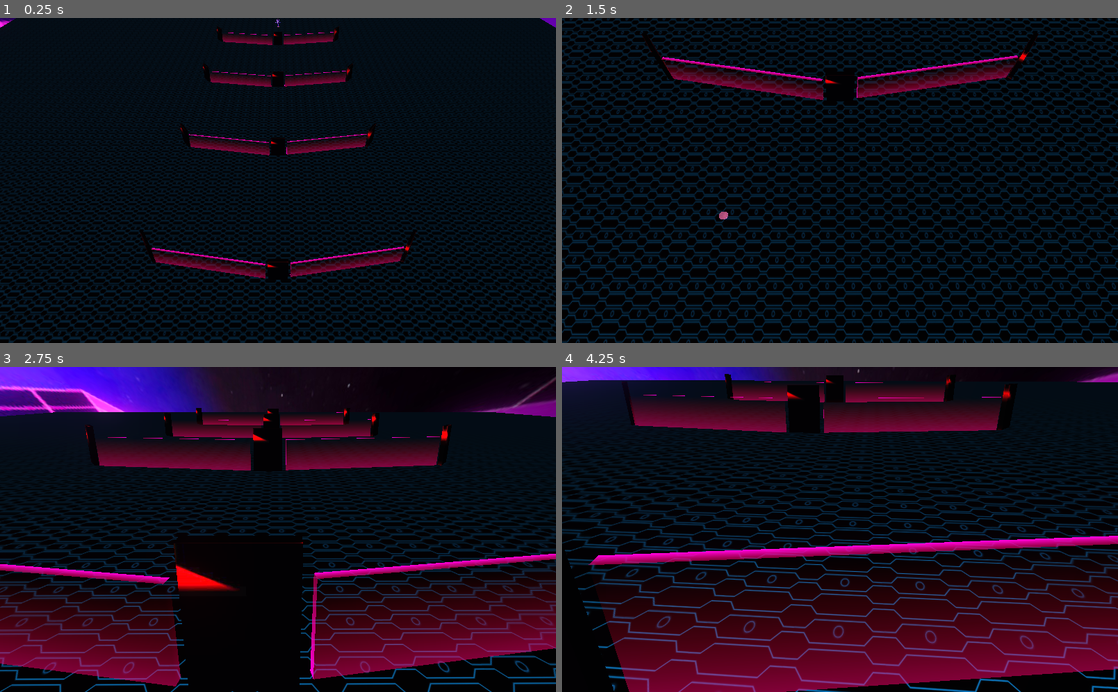
Above: before the commit, frames 1-4 (two rows, left to right).
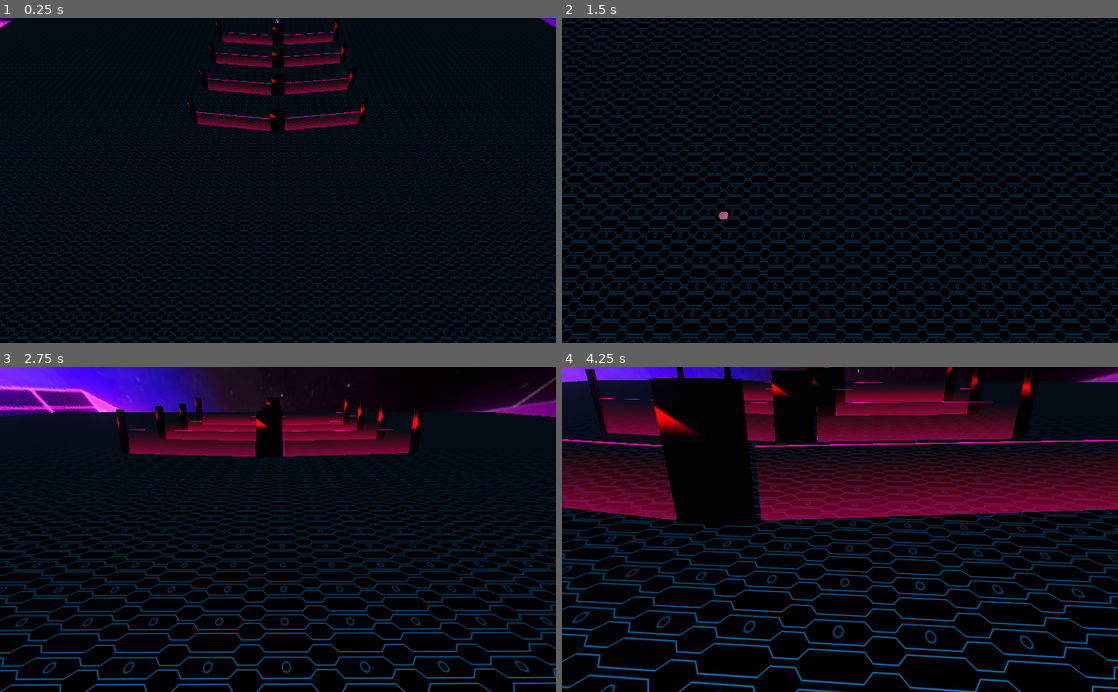
Above: after the commit, the same moments.

Repository: miguel-arlindo/godot-game
Game: Godot game, scene res://player.tscn
Same seed, same stepped clock (60 frames per second), same inputs: the game is played once before the commit and once after it. The engine's default icon, where the game draws it, is replaced by a stand-in: a white triangle on a blue panel in a dark square. Video files are missing from this copy of the repository; at most half a second of black plays in their place. Sound files missing from this copy of the repository are replaced by a short silence.
Inputs (mouse positions are in pixels of both pictures, inside the frame that each line leads up to):
- Up to frame 1 (0.25 s): no input
- Up to frame 2 (1.5 s): tap Enter at 0.5 s; move the mouse to (962, 164) at 0.52 s; hold D 0.53-1.25 s; tap Q at 0.6 s; click (962, 164) at 0.67 s; drag from (728, 196) to (812, 245) at 1.27 s
- Up to frame 3 (2.75 s): move the mouse to (333, 458) at 2.02 s; hold D from 2.03 s (still down); tap Shift at 2.1 s
- Up to frame 4 (4.25 s): release D at 2.75 s; drag from (812, 594) to (673, 480) at 2.77 s; move the mouse to (1006, 578) at 3.52 s; hold A from 3.53 s (still down); tap Q at 3.6 s

The runs differ from the first frame. In frame 1, 5.4% of the frame differs, in the area x 25-75%, y 0-81%; in frame 2, 3.1%; in frame 3, 28%; in frame 4, 55%, in the area x 0-100%, y 0-100%.

Commit message:
portas e ambiente

Diff:
--- a/player.tscn
+++ b/player.tscn
@@ -322,7 +322,7 @@
 [node name="Doors level1" type="Node" parent="DOORS"]
 
 [node name="door1C" type="MeshInstance" parent="DOORS/Doors level1"]
-transform = Transform( 0.126, 0, 0, 0, 1.104, 0, 0, 0, 0.762, 0.17357, 1.14637, 0 )
+transform = Transform( 0.126, 0, 0, 0, 1.80897, 0, 0, 0, 0.844687, 0.17357, 1.83697, 0 )
 mesh = SubResource( 1 )
 skeleton = NodePath("../../..")
 material/0 = ExtResource( 8 )
@@ -363,7 +363,7 @@
 shape = SubResource( 24 )
 
 [node name="door1R" type="MeshInstance" parent="DOORS/Doors level1"]
-transform = Transform( 0.067174, 0, -0.644679, 0, 1.104, 0, 0.1066, 0, 0.406243, -2, 1.146, 10.416 )
+transform = Transform( 0.073341, 0, -0.681974, 0, 1.80897, 0, 0.116387, 0, 0.429746, -2, 1.8366, 10.416 )
 mesh = SubResource( 1 )
 skeleton = NodePath("../../..")
 material/0 = ExtResource( 8 )
@@ -404,7 +404,7 @@
 shape = SubResource( 24 )
 
 [node name="door1L" type="MeshInstance" parent="DOORS/Doors level1"]
-transform = Transform( 0.0671741, 0, 0.644679, 0, 1.104, 0, -0.1066, 0, 0.406243, -2, 1.146, -10.416 )
+transform = Transform( 0.0610071, 0, 0.681974, 0, 1.80897, 0, -0.0968135, 0, 0.429746, -2, 1.8366, -10.416 )
 mesh = SubResource( 1 )
 skeleton = NodePath("../../..")
 material/0 = ExtResource( 8 )
@@ -445,7 +445,7 @@
 [node name="Doors level2" type="Node" parent="DOORS"]
 
 [node name="door2C" type="MeshInstance" parent="DOORS/Doors level2"]
-transform = Transform( 0.126, 0, 0, 0, 1.104, 0, 0, 0, 0.762, 16.0689, 1.14637, 0 )
+transform = Transform( 0.126, 0, 0, 0, 1.809, 0, 0, 0, 0.845, 9.45089, 1.14637, 0 )
 mesh = SubResource( 1 )
 skeleton = NodePath("../../..")
 material/0 = ExtResource( 8 )
@@ -485,7 +485,7 @@
 shape = SubResource( 24 )
 
 [node name="door2R" type="MeshInstance" parent="DOORS/Doors level2"]
-transform = Transform( 0.067174, 0, -0.644679, 0, 1.104, 0, 0.1066, 0, 0.406243, 13.8953, 1.146, 10.416 )
+transform = Transform( 0.067174, 0, -0.714899, 0, 1.809, 0, 0.1066, 0, 0.450494, 7.27729, 1.146, 10.416 )
 mesh = SubResource( 1 )
 skeleton = NodePath("../../..")
 material/0 = ExtResource( 8 )
@@ -526,7 +526,7 @@
 shape = SubResource( 24 )
 
 [node name="door2L" type="MeshInstance" parent="DOORS/Doors level2"]
-transform = Transform( 0.0671741, 0, 0.644679, 0, 1.104, 0, -0.1066, 0, 0.406243, 13.8953, 1.146, -10.416 )
+transform = Transform( 0.0671741, 0, 0.714899, 0, 1.809, 0, -0.1066, 0, 0.450494, 7.27729, 1.146, -10.416 )
 mesh = SubResource( 1 )
 skeleton = NodePath("../../..")
 material/0 = ExtResource( 8 )
@@ -567,7 +567,7 @@
 [node name="Doors level3" type="Node" parent="DOORS"]
 
 [node name="door3C" type="MeshInstance" parent="DOORS/Doors level3"]
-transform = Transform( 0.126, 0, 0, 0, 1.104, 0, 0, 0, 0.762, 32.3273, 1.14637, 0 )
+transform = Transform( 0.126, 0, 0, 0, 1.809, 0, 0, 0, 0.845, 18.5341, 1.14637, 0 )
 mesh = SubResource( 1 )
 skeleton = NodePath("../../..")
 material/0 = ExtResource( 8 )
@@ -607,7 +607,7 @@
 shape = SubResource( 24 )
 
 [node name="door3R" type="MeshInstance" parent="DOORS/Doors level3"]
-transform = Transform( 0.067174, 0, -0.644679, 0, 1.104, 0, 0.1066, 0, 0.406243, 30.1537, 1.146, 10.416 )
+transform = Transform( 0.067174, 0, -0.714899, 0, 1.809, 0, 0.1066, 0, 0.450494, 16.3605, 1.146, 10.416 )
 mesh = SubResource( 1 )
 skeleton = NodePath("../../..")
 material/0 = ExtResource( 8 )
@@ -648,7 +648,7 @@
 shape = SubResource( 24 )
 
 [node name="door3L" type="MeshInstance" parent="DOORS/Doors level3"]
-transform = Transform( 0.0671741, 0, 0.644679, 0, 1.104, 0, -0.1066, 0, 0.406243, 30.1537, 1.146, -10.416 )
+transform = Transform( 0.0671741, 0, 0.714899, 0, 1.809, 0, -0.1066, 0, 0.450494, 16.3605, 1.146, -10.416 )
 mesh = SubResource( 1 )
 skeleton = NodePath("../../..")
 material/0 = ExtResource( 8 )
@@ -689,7 +689,7 @@
 [node name="Doors level4" type="Node" parent="DOORS"]
 
 [node name="door4C" type="MeshInstance" parent="DOORS/Doors level4"]
-transform = Transform( 0.126, 0, 0, 0, 1.104, 0, 0, 0, 0.762, 48.1159, 1.14637, 0 )
+transform = Transform( 0.126, 0, 0, 0, 1.809, 0, 0, 0, 0.845, 27.553, 1.14637, 0 )
 mesh = SubResource( 1 )
 skeleton = NodePath("../../..")
 material/0 = ExtResource( 8 )
@@ -729,7 +729,7 @@
 shape = SubResource( 24 )
 
 [node name="door4R" type="MeshInstance" parent="DOORS/Doors level4"]
-transform = Transform( 0.067174, 0, -0.644679, 0, 1.104, 0, 0.1066, 0, 0.406243, 45.9423, 1.146, 10.416 )
+transform = Transform( 0.067174, 0, -0.714899, 0, 1.809, 0, 0.1066, 0, 0.450494, 25.3794, 1.146, 10.416 )
 mesh = SubResource( 1 )
 skeleton = NodePath("../../..")
 material/0 = ExtResource( 8 )
@@ -770,7 +770,7 @@
 shape = SubResource( 24 )
 
 [node name="door4L" type="MeshInstance" parent="DOORS/Doors level4"]
-transform = Transform( 0.0671741, 0, 0.644679, 0, 1.104, 0, -0.1066, 0, 0.406243, 45.9423, 1.146, -10.416 )
+transform = Transform( 0.0671741, 0, 0.714899, 0, 1.809, 0, -0.1066, 0, 0.450494, 25.3794, 1.146, -10.416 )
 mesh = SubResource( 1 )
 skeleton = NodePath("../../..")
 material/0 = ExtResource( 8 )
@@ -849,7 +849,7 @@
 [node name="Walls Level 2" type="Node" parent="WALLS"]
 
 [node name="wall1A" type="MeshInstance" parent="WALLS/Walls Level 2"]
-transform = Transform( 1.5201, 0, 0.171738, 0, 1.622, 0, -8.85852, 0, 0.0294699, 15.3737, 0.848, 5.38815 )
+transform = Transform( 1.5201, 0, 0.171738, 0, 1.622, 0, -8.85852, 0, 0.0294699, 8.75569, 0.848, 5.38815 )
 include_in_bound = false
 allow_merging = false
 mesh = SubResource( 17 )
@@ -863,7 +863,7 @@
 shape = SubResource( 21 )
 
 [node name="wall1B" type="MeshInstance" parent="WALLS/Walls Level 2"]
-transform = Transform( -1.49675, 0, 0.171815, 0, 1.622, 0, -8.8625, 0, -0.0290172, 15.2567, 0.848, -5.39159 )
+transform = Transform( -1.49675, 0, 0.171815, 0, 1.622, 0, -8.8625, 0, -0.0290172, 8.63869, 0.848, -5.39159 )
 include_in_bound = false
 allow_merging = false
 mesh = SubResource( 17 )
@@ -879,7 +879,7 @@
 [node name="Walls Level 3" type="Node" parent="WALLS"]
 
 [node name="wall1A" type="MeshInstance" parent="WALLS/Walls Level 3"]
-transform = Transform( 1.5201, 0, 0.171738, 0, 1.622, 0, -8.85852, 0, 0.0294699, 31.5324, 0.848, 5.38815 )
+transform = Transform( 1.5201, 0, 0.171738, 0, 1.622, 0, -8.85852, 0, 0.0294699, 17.7392, 0.848, 5.38815 )
 include_in_bound = false
 allow_merging = false
 mesh = SubResource( 17 )
@@ -893,7 +893,7 @@
 shape = SubResource( 21 )
 
 [node name="wall1B" type="MeshInstance" parent="WALLS/Walls Level 3"]
-transform = Transform( -1.49675, 0, 0.171815, 0, 1.622, 0, -8.8625, 0, -0.0290172, 31.4154, 0.848, -5.39159 )
+transform = Transform( -1.49675, 0, 0.171815, 0, 1.622, 0, -8.8625, 0, -0.0290172, 17.6222, 0.848, -5.39159 )
 include_in_bound = false
 allow_merging = false
 mesh = SubResource( 17 )
@@ -909,7 +909,7 @@
 [node name="Walls Level 4" type="Node" parent="WALLS"]
 
 [node name="wall1A" type="MeshInstance" parent="WALLS/Walls Level 4"]
-transform = Transform( 1.5201, 0, 0.171738, 0, 1.622, 0, -8.85852, 0, 0.0294699, 47.2964, 0.848, 5.38815 )
+transform = Transform( 1.5201, 0, 0.171738, 0, 1.622, 0, -8.85852, 0, 0.0294699, 26.7335, 0.848, 5.38815 )
 include_in_bound = false
 allow_merging = false
 mesh = SubResource( 17 )
@@ -923,7 +923,7 @@
 shape = SubResource( 21 )
 
 [node name="wall1B" type="MeshInstance" parent="WALLS/Walls Level 4"]
-transform = Transform( -1.49675, 0, 0.171815, 0, 1.622, 0, -8.8625, 0, -0.0290172, 47.1794, 0.848, -5.39159 )
+transform = Transform( -1.49675, 0, 0.171815, 0, 1.622, 0, -8.8625, 0, -0.0290172, 26.6165, 0.848, -5.39159 )
 include_in_bound = false
 allow_merging = false
 mesh = SubResource( 17 )
